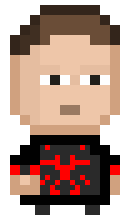
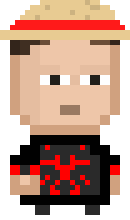
Two versions of the same layered image (130×220). Layer-by-layer changes:
painted on "голова" over [0, 0, 130, 40]
